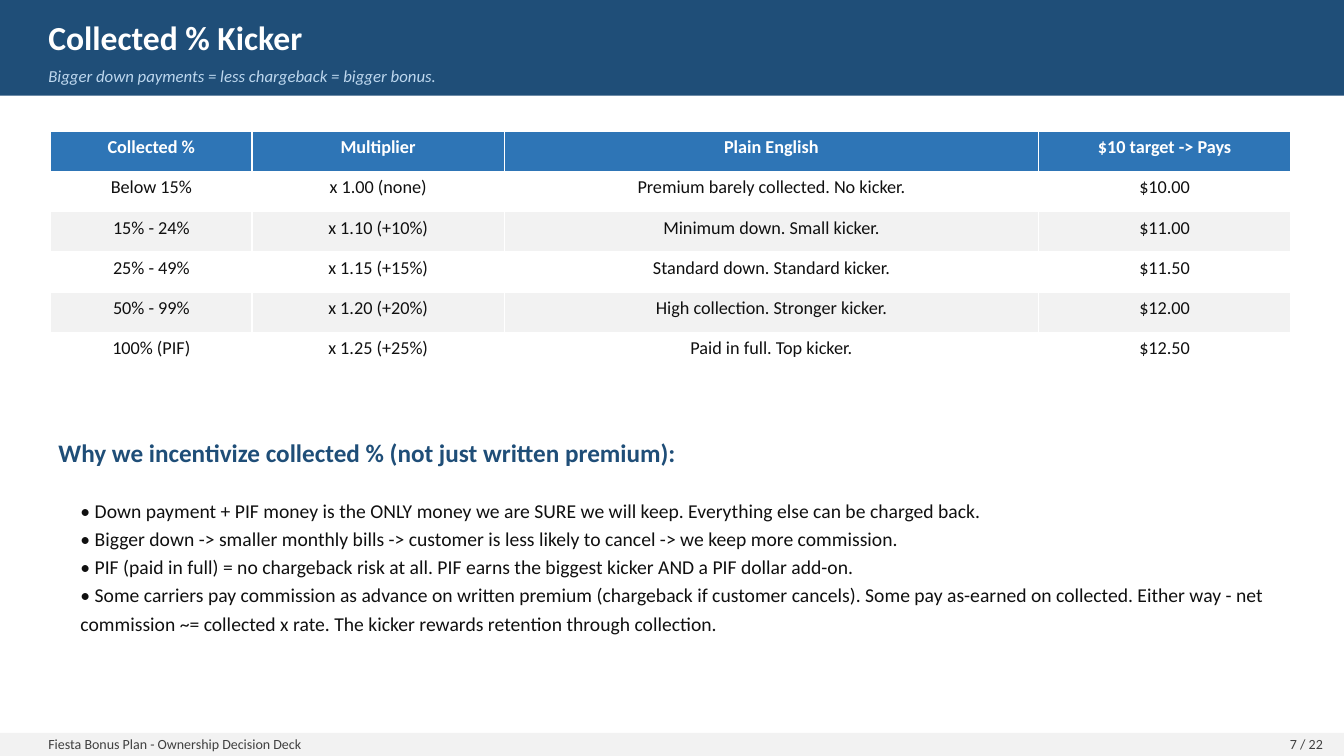
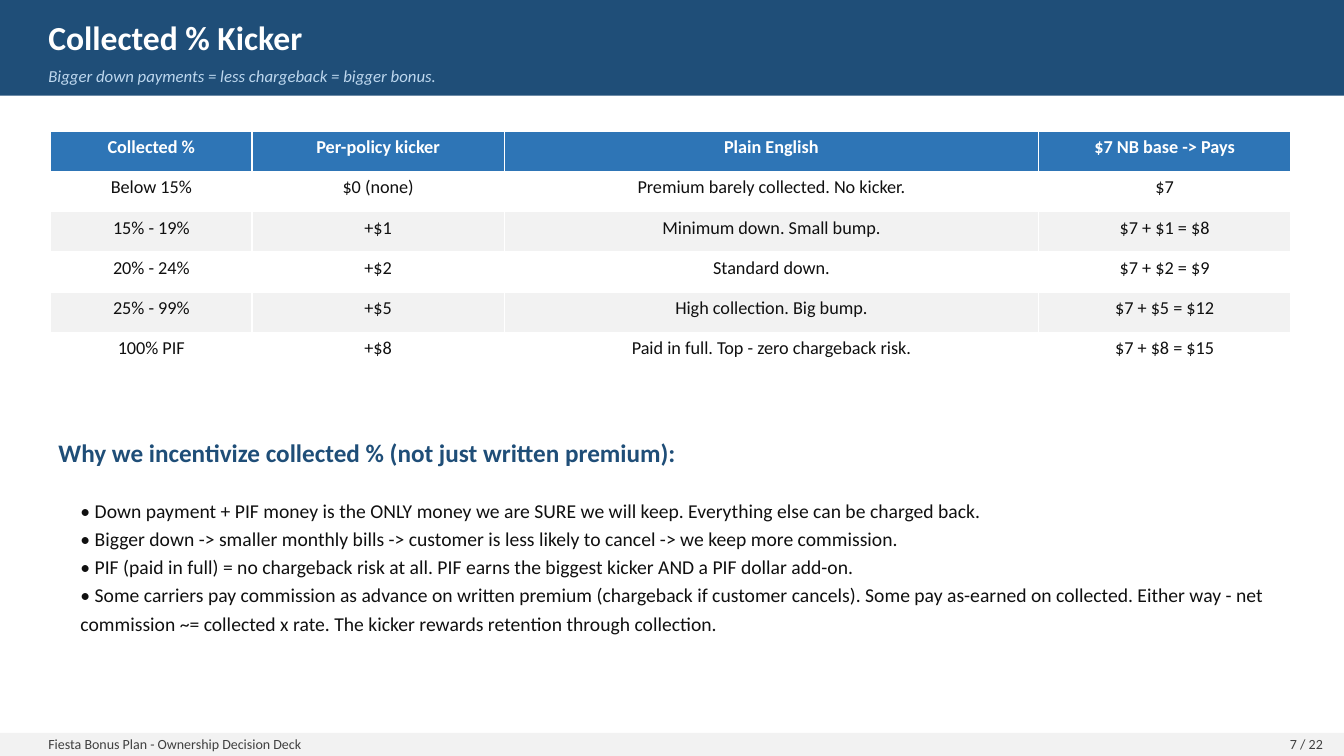
Before and after one commit to FAUS-tech/fiesta-bonus, a slide deck: slide 7 of output/Bonus_Plan_FINAL.pptx. Drawn at 1344x756 pixels with LibreOffice and Linux fonts; fonts in the diff are those of the drawing. Boxes give left, top, right and bottom in pixels: in the first picture for what was removed or moved away, otherwise in the second. Text is boxed around its words. In the diff, an @@ line names an element or a change of style, - is before the commit and + after.

```diff
--- a/output/Bonus_Plan_FINAL.pptx
+++ b/output/Bonus_Plan_FINAL.pptx
@@ table at [50, 131, 1291, 373] @@
-row 1, column 2: Multiplier
+row 1, column 2: Per-policy kicker
-row 1, column 4: $10 target -> Pays
+row 1, column 4: $7 NB base -> Pays
-row 2, column 2: x 1.00 (none)
+row 2, column 2: $0 (none)
-row 2, column 4: $10.00
+row 2, column 4: $7
-row 3: 15% - 24% | x 1.10 (+10%) | Minimum down. Small kicker. | $11.00
+row 3: 15% - 19% | +$1 | Minimum down. Small bump. | $7 + $1 = $8
-row 4: 25% - 49% | x 1.15 (+15%) | Standard down. Standard kicker. | $11.50
+row 4: 20% - 24% | +$2 | Standard down. | $7 + $2 = $9
-row 5: 50% - 99% | x 1.20 (+20%) | High collection. Stronger kicker. | $12.00
+row 5: 25% - 99% | +$5 | High collection. Big bump. | $7 + $5 = $12
-row 6: 100% (PIF) | x 1.25 (+25%) | Paid in full. Top kicker. | $12.50
+row 6: 100% PIF | +$8 | Paid in full. Top - zero chargeback risk. | $7 + $8 = $15
```
Also in this commit, not shown: 10 other slides changed, 3 other files.
